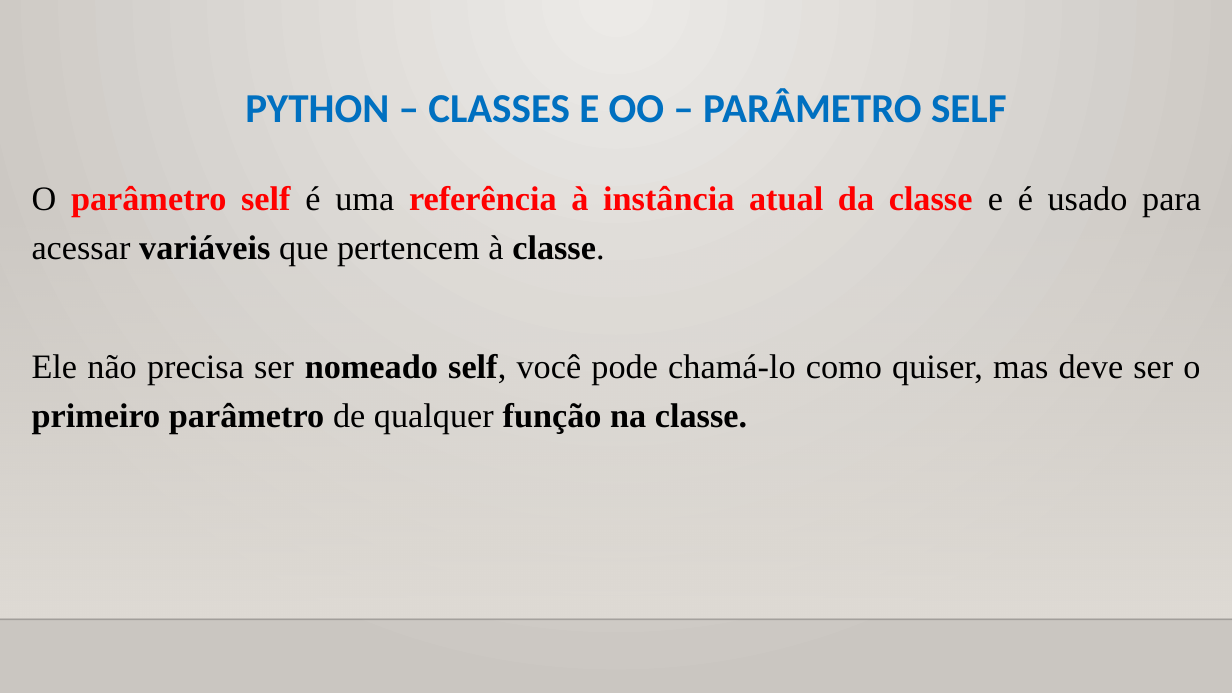
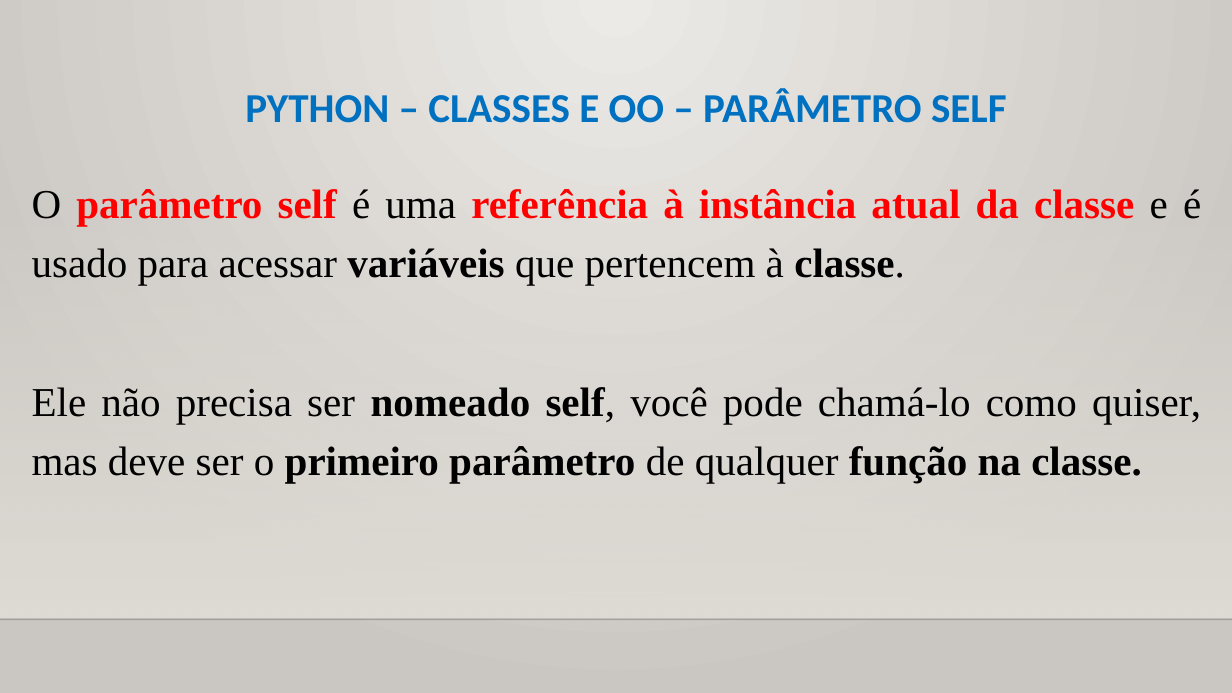
Before and after one commit to CloudEducationBrazil/WydenUniRuyPythonRAD, a slide deck: slide 8 of 01 Classes/Aula 11 RAD Python - Classes - Orientação a Objetos.pptx (slide 9 before the commit). Drawn at 1232x693 pixels with LibreOffice and Linux fonts; fonts in the diff are those of the drawing; background and template pictures are left out. Boxes give left, top, right and bottom in pixels: in the first picture for what was removed or moved away, otherwise in the second. Text is boxed around its words. In the diff, an @@ line names an element or a change of style, - is before the commit and + after.

Commit message:
atualização slides de aulass 12Set2023

```diff
--- a/01 Classes/Aula 11 RAD Python - Classes - Orientação a Objetos.pptx
+++ b/01 Classes/Aula 11 RAD Python - Classes - Orientação a Objetos.pptx
@@ text "O parâmetro self é uma ..." at (x1=32, y1=189, x2=1201, y2=483): size 20 to 24 pt @@
```
Also in this commit, not shown: 6 other slides changed.
